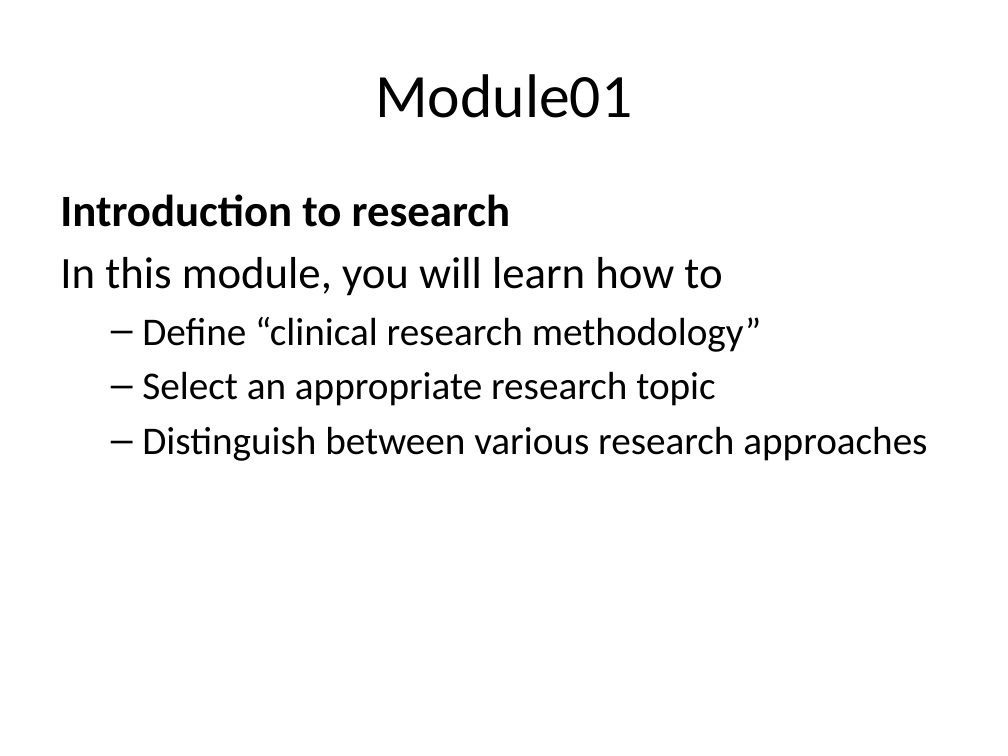
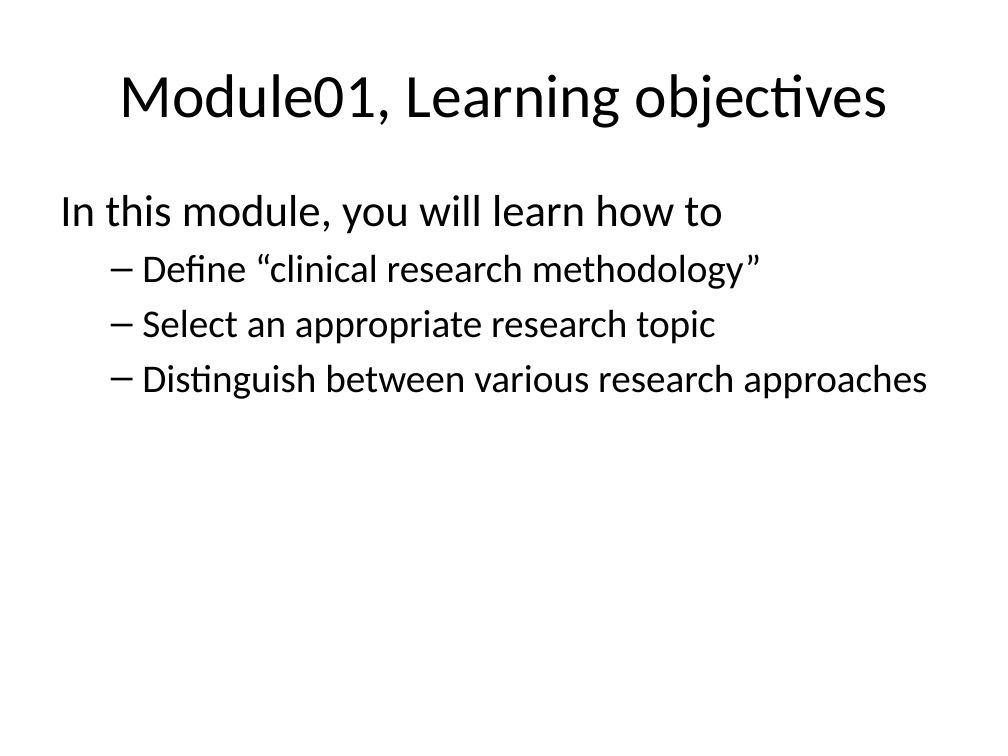
Before and after one commit to pmean/classes, a slide deck: slide 3 of clinical-research-methodology/modules/5510-99-objectives.pptx (slide 2 before the commit). Drawn at 1008x756 pixels with LibreOffice and Linux fonts; fonts in the diff are those of the drawing. Boxes give left, top, right and bottom in pixels: in the first picture for what was removed or moved away, otherwise in the second. Text is boxed around its words. In the diff, an @@ line names an element or a change of style, - is before the commit and + after.

```diff
--- a/clinical-research-methodology/modules/5510-99-objectives.pptx
+++ b/clinical-research-methodology/modules/5510-99-objectives.pptx
@@ title at bbox=[119, 74, 887, 128]: text changed @@
-Module01
+Module01, Learning objectives
@@ text at bbox=[60, 194, 511, 227]: paragraph removed @@
-Introduction to research
```
Also in this commit, not shown: 1 slide added, 6 other files.
